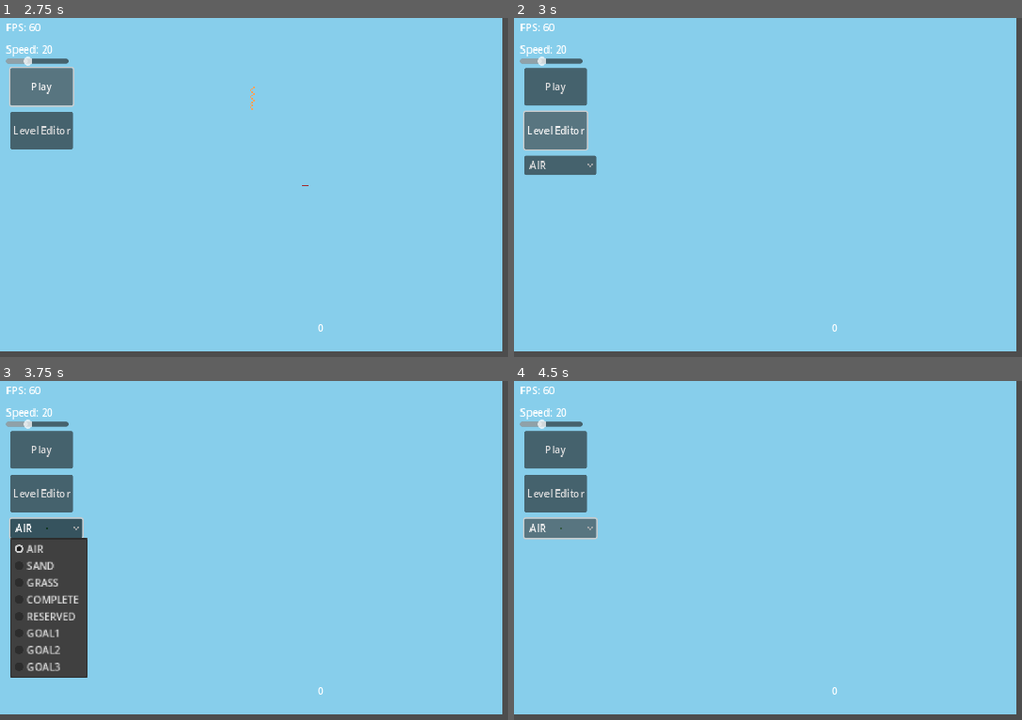
Above: before the commit, frames 1-4 (two rows, left to right).
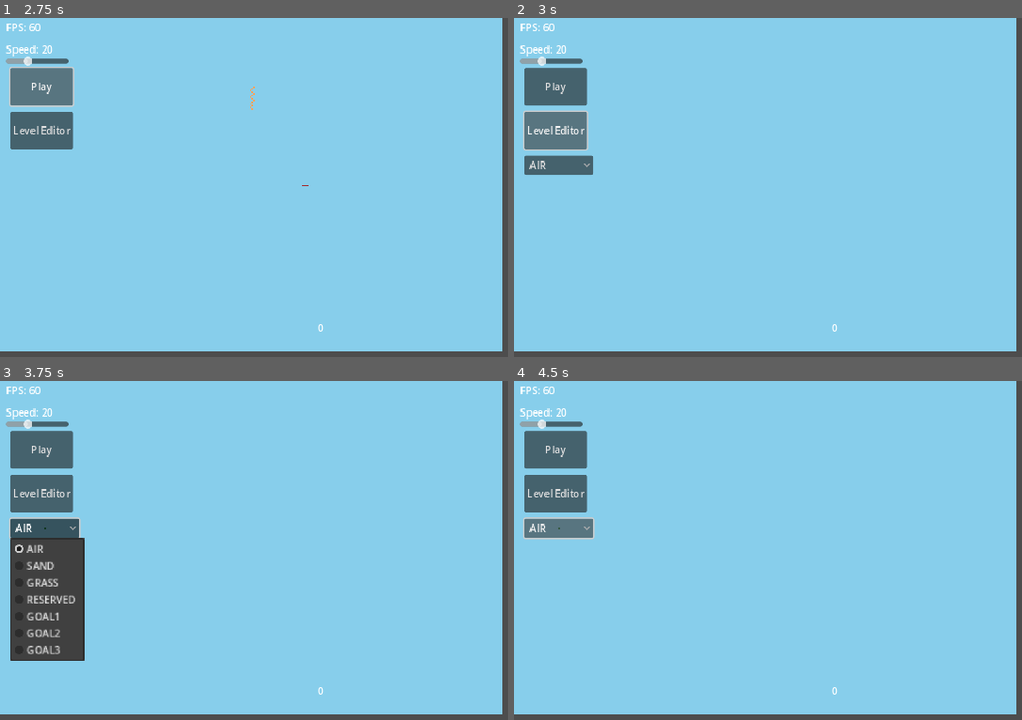
Above: after the commit, the same moments.

Repository: evhpwd/Feed-the-Dragons
Game: Godot game, scene res://Main.tscn
Same seed, same stepped clock (60 frames per second), same inputs: the game is played once before the commit and once after it.
Inputs:
- Up to frame 1 (2.75 s): click "Play" at 0.5 s; click "Play" at 1.25 s; click "Play" at 2 s
- Up to frame 2 (3 s): click "Level Editor" at 2.75 s
- Up to frame 3 (3.75 s): click "AIR" at 3.5 s
- Up to frame 4 (4.5 s): click "AIR" at 4.25 s

Frame 1 is identical in both runs. In frame 2, less than 0.1% of the frame differs, in the area x 13-17%, y 40-47%; in frame 3, 1.4%, in the area x 2-18%, y 40-88%; in frame 4, less than 0.1%.

Commit message:
Refactor goal filling checks

Diff:
--- a/Simulation.gd
+++ b/Simulation.gd
@@ -11,7 +11,6 @@
 	AIR,
 	SAND,
 	GRASS,
-	COMPLETE,
 	RESERVED,
 	GOAL1,
 	GOAL2,
@@ -48,9 +47,7 @@
 					if counts[cell] < 100:
 						image.set_pixel(col, row, Color.BROWN)
 					else:
-						grid[(row * width) + col] = CellType.COMPLETE
-				elif cell == CellType.COMPLETE:
-					image.set_pixel(col, row, Color.GREEN)
+						image.set_pixel(col, row, Color.GREEN)
 		grid_sprite.texture.update(image)
 		changed = false
 
@@ -162,17 +159,14 @@
 
 	for row in range(height):
 		for col in range(width):
-			var cell = grid[(row * width) + col]
+			var cell := grid[(row * width) + col]
 			if cell == CellType.SAND:
 				if not move_cell(row, col, new_grid):
 					new_grid[(row * width) + col] = CellType.SAND
-
 			elif cell == CellType.GRASS:
 				new_grid[(row * width) + col] = CellType.GRASS
 			elif cell == CellType.GOAL1:
 				new_grid[(row * width) + col] = CellType.GOAL1
-			elif cell == CellType.COMPLETE:
-				new_grid[(row * width) + col] = CellType.COMPLETE
 
 	grid = new_grid
 
@@ -201,14 +195,14 @@
 	return false
 
 func handle_movement(new_grid: PackedByteArray, current: int, next_cell: int) -> bool:
-	assert(grid[current] == CellType.SAND, "sand????????")
-	if grid[next_cell] >= CellType.GOAL1:
-		counts[grid[next_cell]] += 1
-		counts[grid[next_cell]] = clamp(counts[grid[next_cell]], 0, 100)
-		#print(counts[grid[next_cell]])
+	assert(grid[current] == CellType.SAND, "moving non-sand")
+	var next_cell_content := grid[next_cell]
+	if next_cell_content >= CellType.GOAL1 and next_cell_content <= CellType.GOAL3:
+		assert(!counts[next_cell_content] >= 100, "moving into filled goal")
+		counts[next_cell_content] += 1
 		new_grid[current] = CellType.AIR
 		return true
-	elif grid[next_cell] == CellType.AIR:
+	elif next_cell_content == CellType.AIR:
 		grid[next_cell] = CellType.RESERVED
 		new_grid[next_cell] = grid[current]
 		return true
@@ -224,13 +218,20 @@
 #   - Increment count
 func can_move(from: Vector2i, dir: Vector2i) -> bool:
 	var new_pos := from + dir
-	if grid[new_pos.y * width + new_pos.x] != CellType.AIR and \
-	   grid[new_pos.y * width + new_pos.x] < CellType.GOAL1:
+	var new_pos_content := grid[new_pos.y * width + new_pos.x]
+	if new_pos_content != CellType.AIR and not is_unfilled_goal(new_pos_content):
 		return false
 	if dir == gravity_dir: return true
 	if dir == Vector2i(1, gravity_dir.y) or dir == Vector2i(-1, gravity_dir.y):
-		if grid[from.y * width + from.x + dir.x] == CellType.AIR or \
-		   grid[from.y * width + from.x + dir.x] >= CellType.GOAL1:
+		var adjacent_content := grid[from.y * width + from.x + dir.x]
+		if adjacent_content == CellType.AIR or \
+			adjacent_content == CellType.SAND or \
+			is_unfilled_goal(adjacent_content):
 			return true
-		if grid[(from.y + gravity_dir.y) * width + from.x] == CellType.SAND: return true
 	return false
+
+func is_goal(cell: CellType) -> bool:
+	return cell >= CellType.GOAL1 && cell <= CellType.GOAL3
+
+func is_unfilled_goal(cell: CellType) -> bool:
+	return is_goal(cell) && counts[cell] < 100
